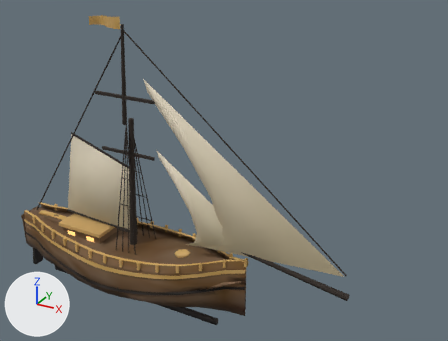
Two versions of the glTF model public/pharosville/models/garden-hero-cutter.glb, one commit apart.
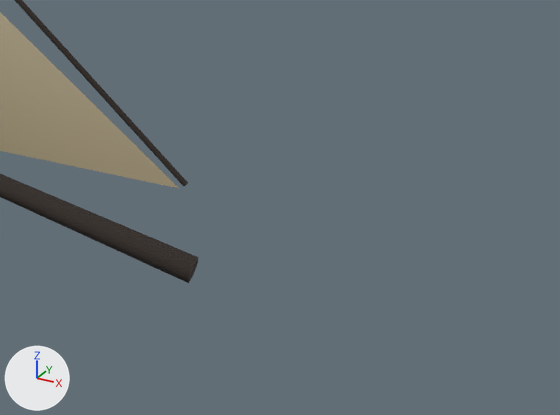
Old and new are each drawn whole from a 50 mm lens placed at (12.86, -15.8, 12.9), pointed at (3.81, 0.65, 4.67) and again close up on the part from 67% to 99% of the width and 67% to 98% of the height. Every picture has the same lights, and +X, +Y and +Z are marked at lower left. The last two pictures show the newer version. Where no turn or scale is listed for an object, it has been applied to the vertices. Vertices at exactly the same position are counted once.

Before the edit, the objects in view are built like this:
```python
me_mesh_2 = bpy.data.meshes.new('Mesh_2')
me_mesh_2.from_pydata(...)  # 254 vertices, 420 faces; spans x -4.37..8.54, y -0.68..0.68, z 1.1..9.25
me_mesh_2.materials.append(mat_hero_spar)  # black #2e2620
me_mesh_3 = bpy.data.meshes.new('Mesh_3')
me_mesh_3.from_pydata(...)  # 95 vertices, 128 faces; spans x -2.7..8.35, y -0.43..0.0, z 1.75..7.6
me_mesh_3.materials.append(mat_hero_canvas)
ob_sail_hull = bpy.data.objects.new('sail-hull', me_mesh_3)
ob_sail_hull.location = (0.0, 0.0, 0.0)
ob_spar_hull = bpy.data.objects.new('spar-hull', me_mesh_2)
ob_spar_hull.location = (0.0, 0.0, 0.0)
```
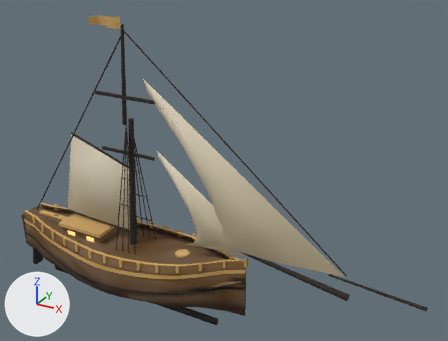
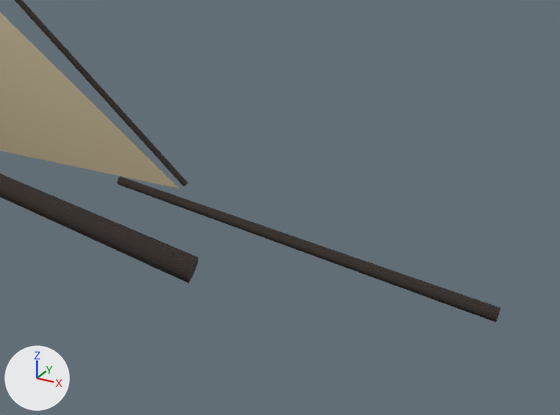
The change, as a diff of the scene's bpy script:
```diff
--- a/public/pharosville/models/garden-hero-cutter.glb.py
+++ b/public/pharosville/models/garden-hero-cutter.glb.py
@@ me_mesh_2 @@
 # used by ob_spar_hull; location = (0.0, 0.0, 0.0)
-me_mesh_2.from_pydata(...)  # 254 vertices, 420 faces; spans x -4.37..8.54, y -0.68..0.68, z 1.1..9.25
+me_mesh_2.from_pydata(...)  # 266 vertices, 440 faces; spans x -4.37..10.85, y -0.68..0.68, z 1.1..9.25
+# me_mesh_2 part 1
+# 12 vertices are added at x 7.85..10.85, y -0.06..0.05, z 1.97..2.3
+# 20 new faces join them
 me_mesh_2.materials.append(mat_hero_spar)
```

Pixel boxes [x1, y1, x2, y2] of what changed, in the close-ups (560 x 415 px):
'spar-hull', reshaped
    before: [0, 0, 199, 283]
    after: [0, 0, 501, 322]
part 1 of me_mesh_2, added
    after: [117, 176, 501, 322]
